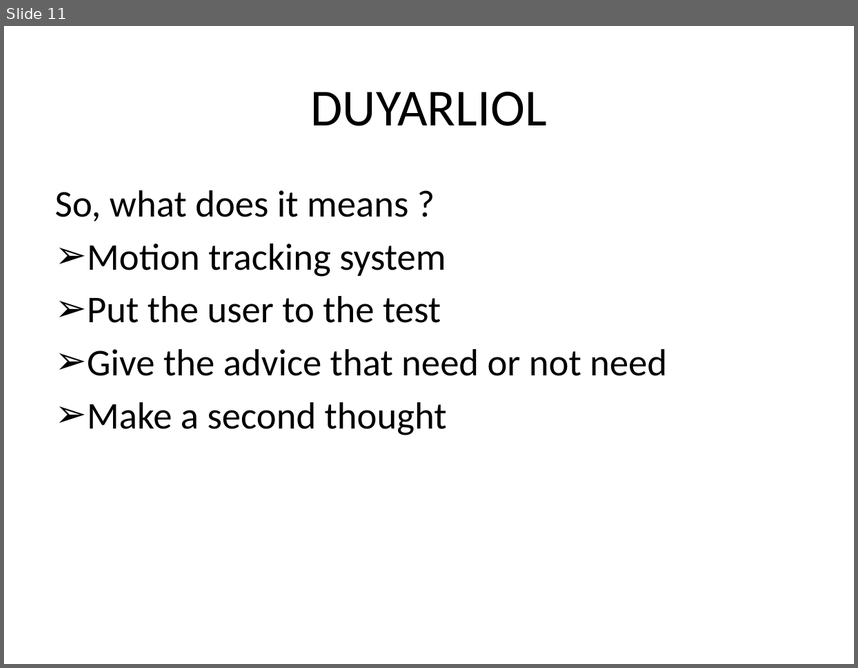
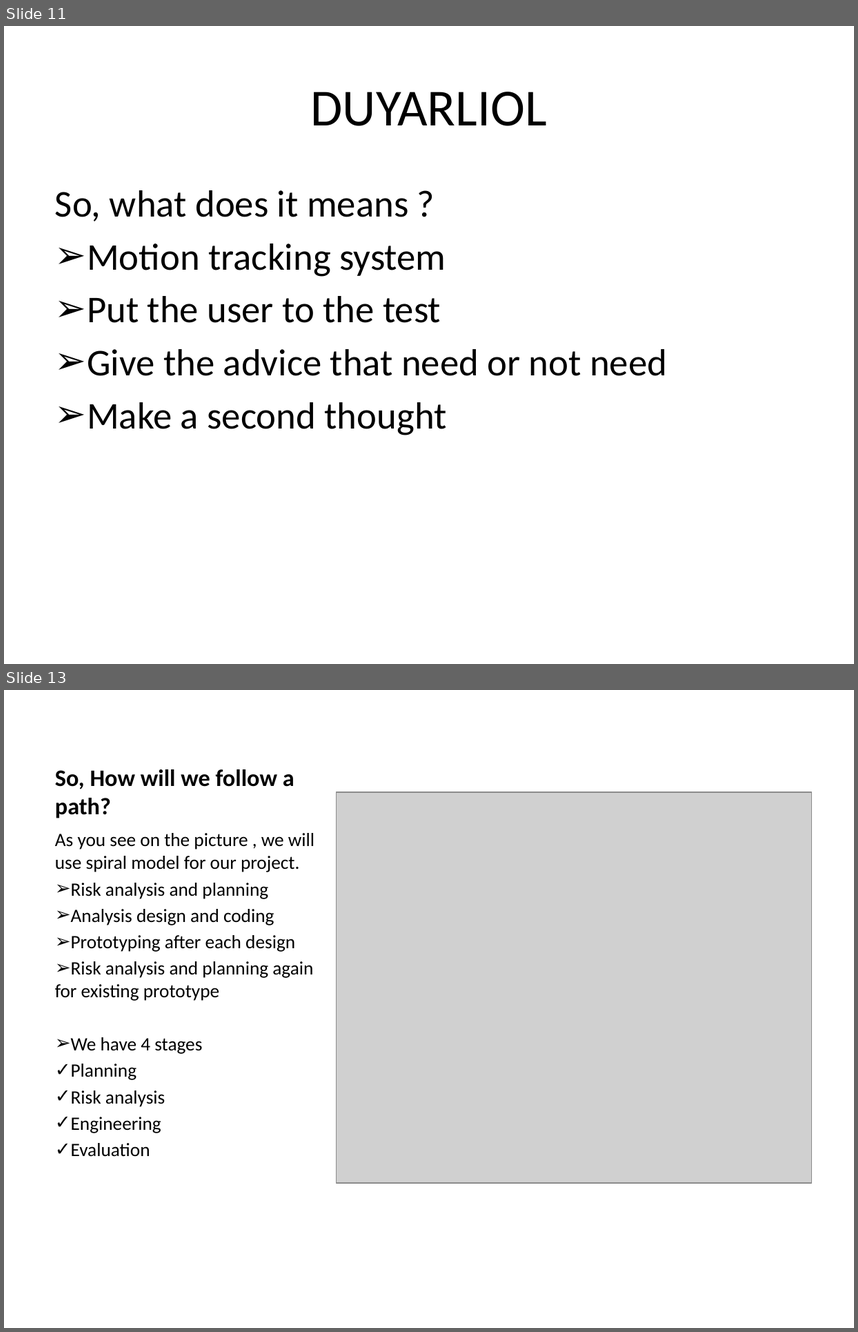
Before and after one commit to hakanyildiz/BIM444-Computer-Engineering-Apps, a slide deck: Documents/DUYARLIOL.pptx. Shown one above the other, each under a label of ours: slide 11 before the commit, slides 11 and 13 after it; the slides between them are not shown. The pictures are 858x668 and 858x1332 pixels, drawn with LibreOffice and Linux fonts; fonts in the diff are those of the drawing; grey boxes stand for pictures. Boxes give left, top, right and bottom in pixels: in the first picture for what was removed or moved away, otherwise in the second. Text is boxed around its words. In the diff, an @@ line names an element or a change of style, - is before the commit and + after.

```diff
--- a/Documents/DUYARLIOL.pptx
+++ b/Documents/DUYARLIOL.pptx
@@ slide 13 added at box(4, 690, 854, 1328), background #FFFFFF @@
@@ title added at box(55, 769, 294, 818), 20 pt, text #000000, bold @@
+So, How will we follow a path?
@@ picture added at box(337, 792, 811, 1182) @@
@@ text added at box(55, 833, 314, 1156), 16 pt, text #000000 @@
+As you see on the picture , we will use spiral model for our project.
+➢ Risk analysis and planning
+➢ Analysis design and coding
+➢ Prototyping after each design
+➢ Risk analysis and planning again for existing prototype
+➢ We have 4 stages
+✓ Planning
+✓ Risk analysis
+✓ Engineering
+✓ Evaluation
```
Also in this commit, not shown: 2 slides changed, 8 other slides added, 2 other files.
